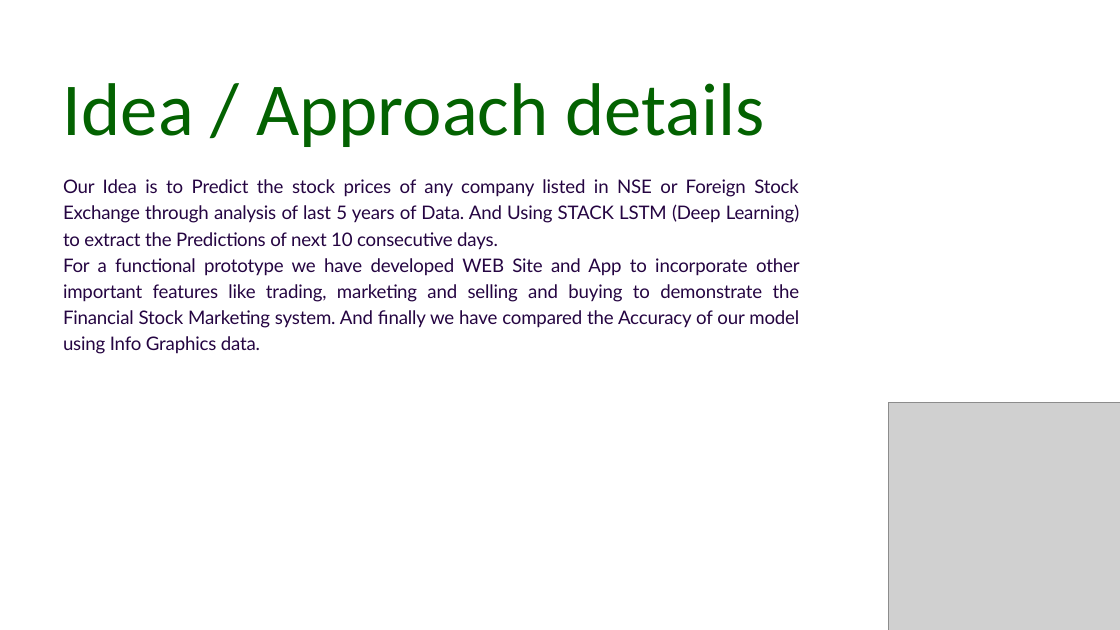
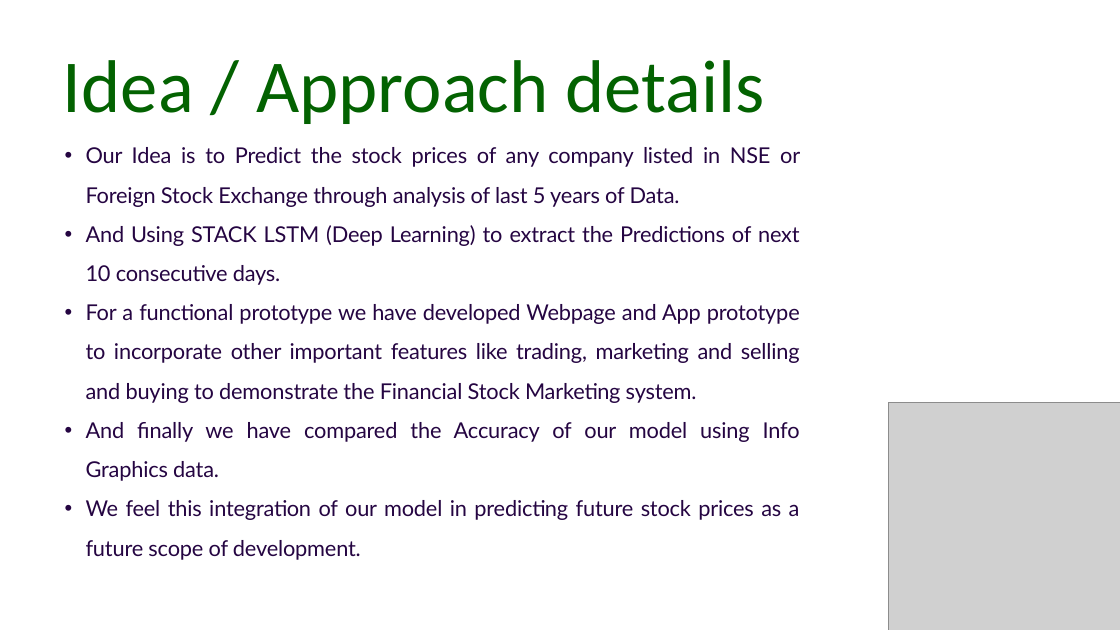
Before and after one commit to salonijaindev/Hacksprint_PS05_Ode-to-Code, a slide deck: slide 3 of PPT/Stock market Analyser.pptx. Drawn at 1120x630 pixels with LibreOffice and Linux fonts; fonts in the diff are those of the drawing; grey boxes stand for pictures. Boxes give left, top, right and bottom in pixels: in the first picture for what was removed or moved away, otherwise in the second. Text is boxed around its words. In the diff, an @@ line names an element or a change of style, - is before the commit and + after.

```diff
--- a/PPT/Stock market Analyser.pptx
+++ b/PPT/Stock market Analyser.pptx
@@ text "Idea / Approach details": place and size @@
-text "Idea / Approach details" at bbox=[63, 83, 764, 147]
+text "Idea / Approach details" at bbox=[63, 60, 764, 124]
@@ text at bbox=[86, 147, 800, 560]: text changed; size 24 to 28 pt @@
-Our Idea is to Predict the stock prices of any company listed in NSE or Foreign Stock Exchange through analysis of last 5 years of Data. And Using STACK LSTM (Deep Learning) to extract the Predictions of next 10 consecutive days.
-For a functional prototype we have developed WEB Site and App to incorporate other important features like trading, marketing and selling and buying to demonstrate the Financial Stock Marketing system. And finally we have compared the Accuracy of our model using Info Graphics data.
+• Our Idea is to Predict the stock prices of any company listed in NSE or Foreign Stock Exchange through analysis of last 5 years of Data.
+• And Using STACK LSTM (Deep Learning) to extract the Predictions of next 10 consecutive days.
+• For a functional prototype we have developed Webpage and App prototype to incorporate other important features like trading, marketing and selling and buying to demonstrate the Financial Stock Marketing system.
+• And finally we have compared the Accuracy of our model using Info Graphics data.
+• We feel this integration of our model in predicting future stock prices as a future scope of development.
```
Also in this commit, not shown: 4 other slides changed, 1 slide added, 1 slide removed.
